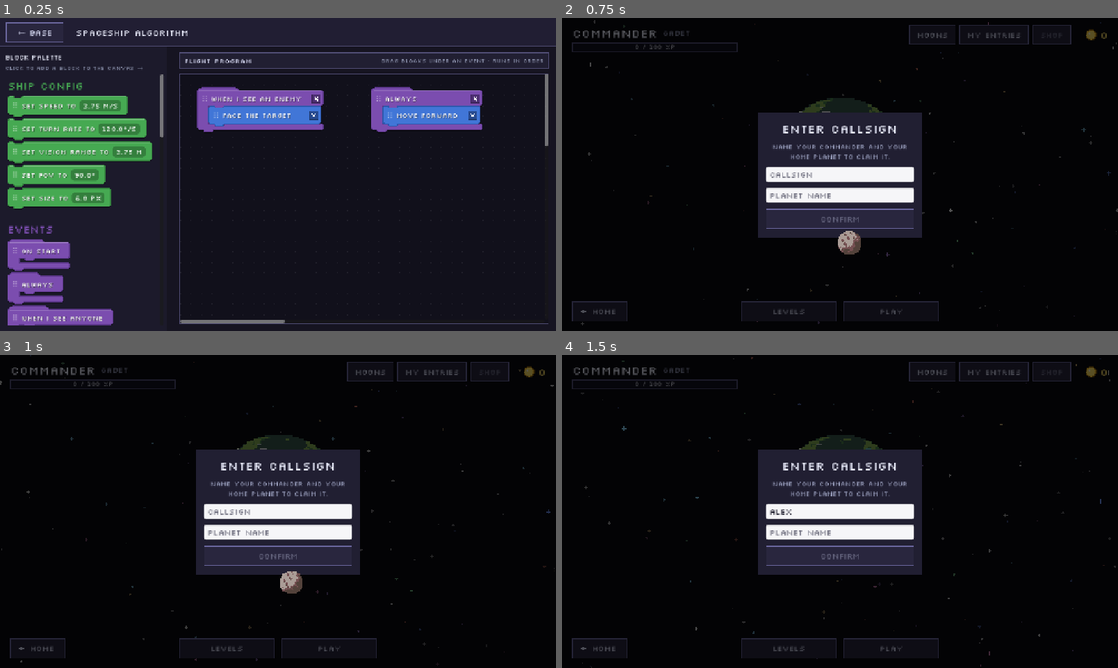
Above: before the commit, frames 1-4 (two rows, left to right).
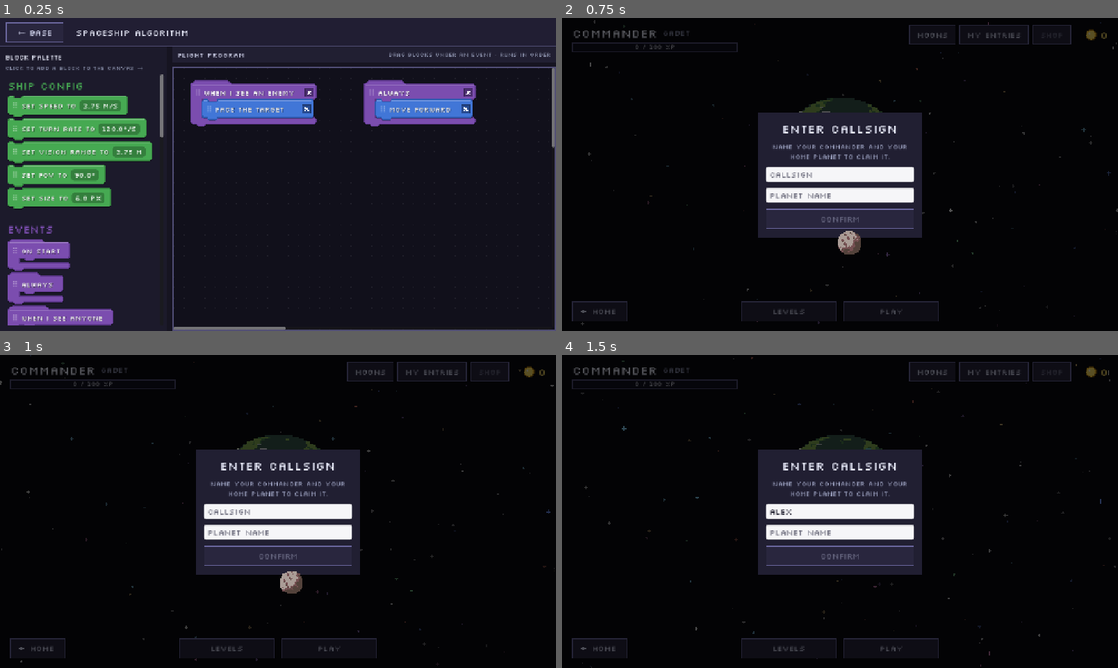
Above: after the commit, the same moments.

Repository: GMU-ASRC/astro-swarm
Game: Godot game, scene res://ui/workspace/ShipWorkspace.tscn
Two runs of this game, one before a commit and one after it. Both use one fixed random seed, a clock stepped at 60 frames per second and the inputs below. This scene is started directly instead of the project's main scene.
Inputs (mouse positions are in pixels of both pictures, inside the frame that each line leads up to):
- Up to frame 1 (0.25 s): no input
- Up to frame 2 (0.75 s): click "← Base" at 0.5 s
- Up to frame 3 (1 s): no input
- Up to frame 4 (1.5 s): click (840, 511) at 1.27 s; type "Alex" at 1.35 s

The runs differ from the first frame. In frame 1, 8.4% of the frame differs, in the area x 31-100%, y 10-100%; in frame 2, nothing differs; in frame 3, nothing differs; in frame 4, nothing differs.

Commit message:
Remove workspace panel padding

Diff:
--- a/ui/workspace/WorkspaceStyle.gd
+++ b/ui/workspace/WorkspaceStyle.gd
@@ -48,7 +48,7 @@
 	_color_label(root.get_node("Body/Left/LeftVBox/PaletteTitle"), colors.title)
 	_color_label(root.get_node("Body/Left/LeftVBox/PaletteHint"), colors.dim)
 	root.get_node("Body/Left/LeftVBox/PaletteScroll/PaletteMargin/PaletteList").add_theme_constant_override("separation", 10)
-	_style_panel(root.get_node("Body/Right"), _box(colors.background, colors.background, [0, 0, 0, 0], [16, 14, 16, 16]))
+	_style_panel(root.get_node("Body/Right"), _box(colors.background, colors.background, [0, 0, 0, 0], [0, 0, 0, 0]))
 	_style_panel(root.get_node("Body/Right/RightVBox/HeaderBar"), _box(colors.header, colors.bar_edge, [1, 1, 1, 1], [12, 8, 12, 8]))
 	_color_label(root.get_node("Body/Right/RightVBox/HeaderBar/Header/HintLabel"), colors.dim)
 	var scroll: ScrollContainer = root.get_node("Body/Right/RightVBox/Scroll")
